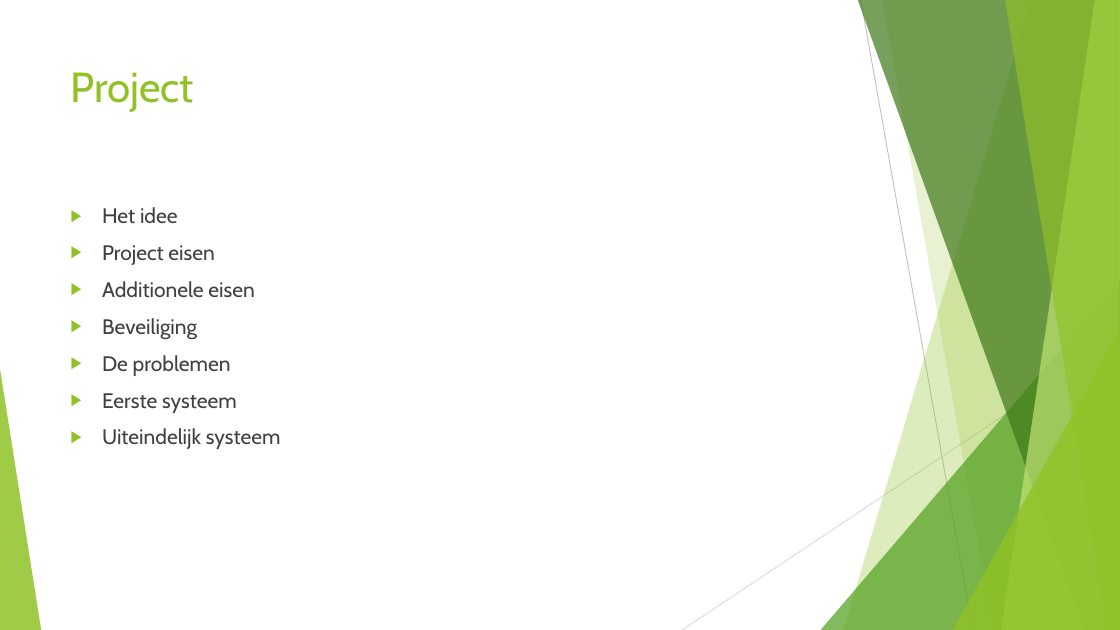
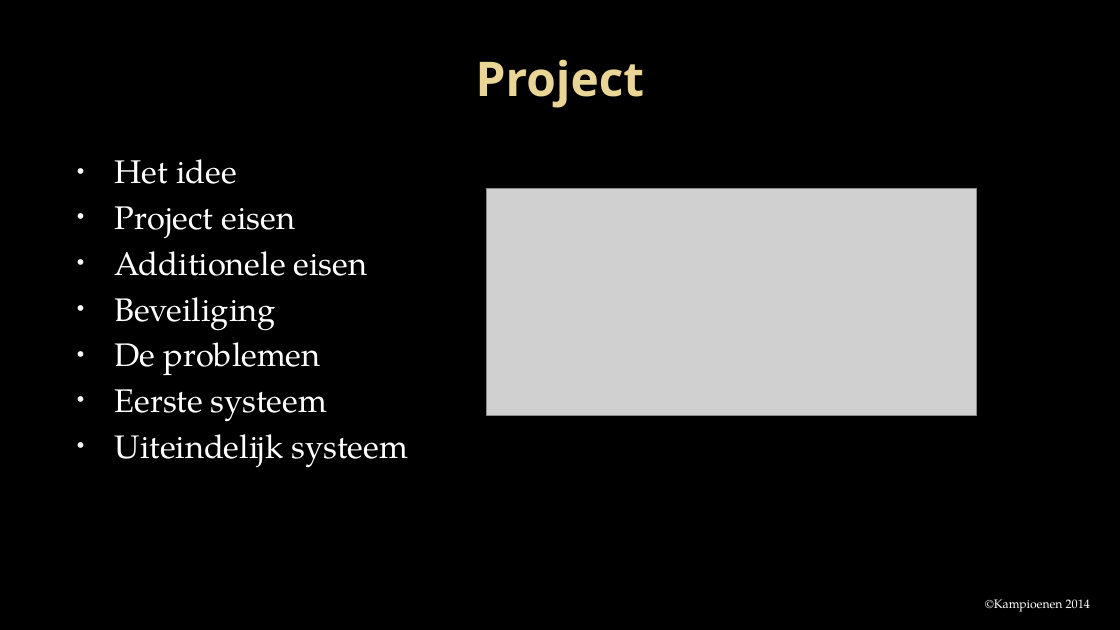
Before and after one commit to Projectgroep-18/Beveiligde-Pasjes, a slide deck: slide 2 of presentatie/Project beveiligde pasjes.pptx. Drawn at 1120x630 pixels with LibreOffice and Linux fonts; fonts in the diff are those of the drawing; grey boxes stand for pictures; background and template pictures are left out. Boxes give left, top, right and bottom in pixels: in the first picture for what was removed or moved away, otherwise in the second. Text is boxed around its words. In the diff, an @@ line names an element or a change of style, - is before the commit and + after.

```diff
--- a/presentatie/Project beveiligde pasjes.pptx
+++ b/presentatie/Project beveiligde pasjes.pptx
@@ background #FFFFFF to picture (left out) @@
@@ title "Project": place and size @@
-title "Project" at [71, 72, 194, 112]
+title "Project" at [476, 59, 645, 108]
@@ title "Project" at [476, 59, 645, 108]: size 36 to 41 pt, font Cabin to Open Sans, text colour #90C226 to gradient #EAD696 to #E7D081, bold on; alignment left to centre; vertical alignment top to middle @@
@@ text "Het idee": place and size @@
-text "Het idee" at [102, 207, 281, 449]
+text "Het idee" at [115, 159, 408, 468]
@@ text "Het idee" at [115, 159, 408, 468]: size 18 to 28 pt, font Cabin to TeX Gyre Pagella, text colour #404040 to #FFFFFF; bullet ▶ to •; less space between paragraphs; bullet colour #90C226 to #F9F9F9 @@
@@ picture added at [486, 188, 977, 415] @@
@@ group removed at [0, 0, 1120, 630]: 5 freeform shapes, 3 triangles, 2 lines @@
@@ text added at [985, 599, 1090, 612], 10.5 pt, text #FFFFFF @@
+©Kampioenen 2014
```
Also in this commit, not shown: 8 other slides changed, 2 slides added, 3 slides removed.
